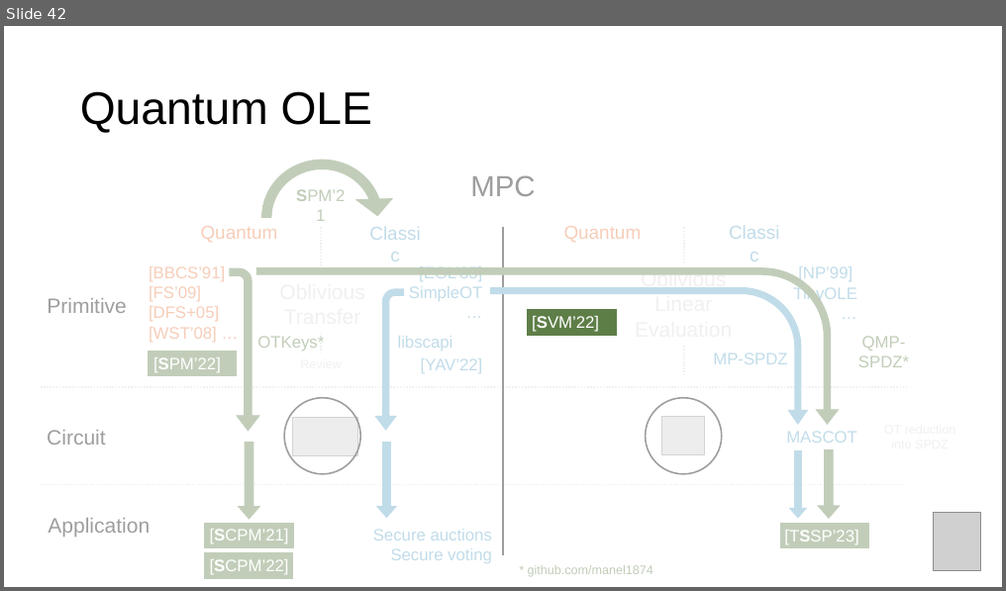
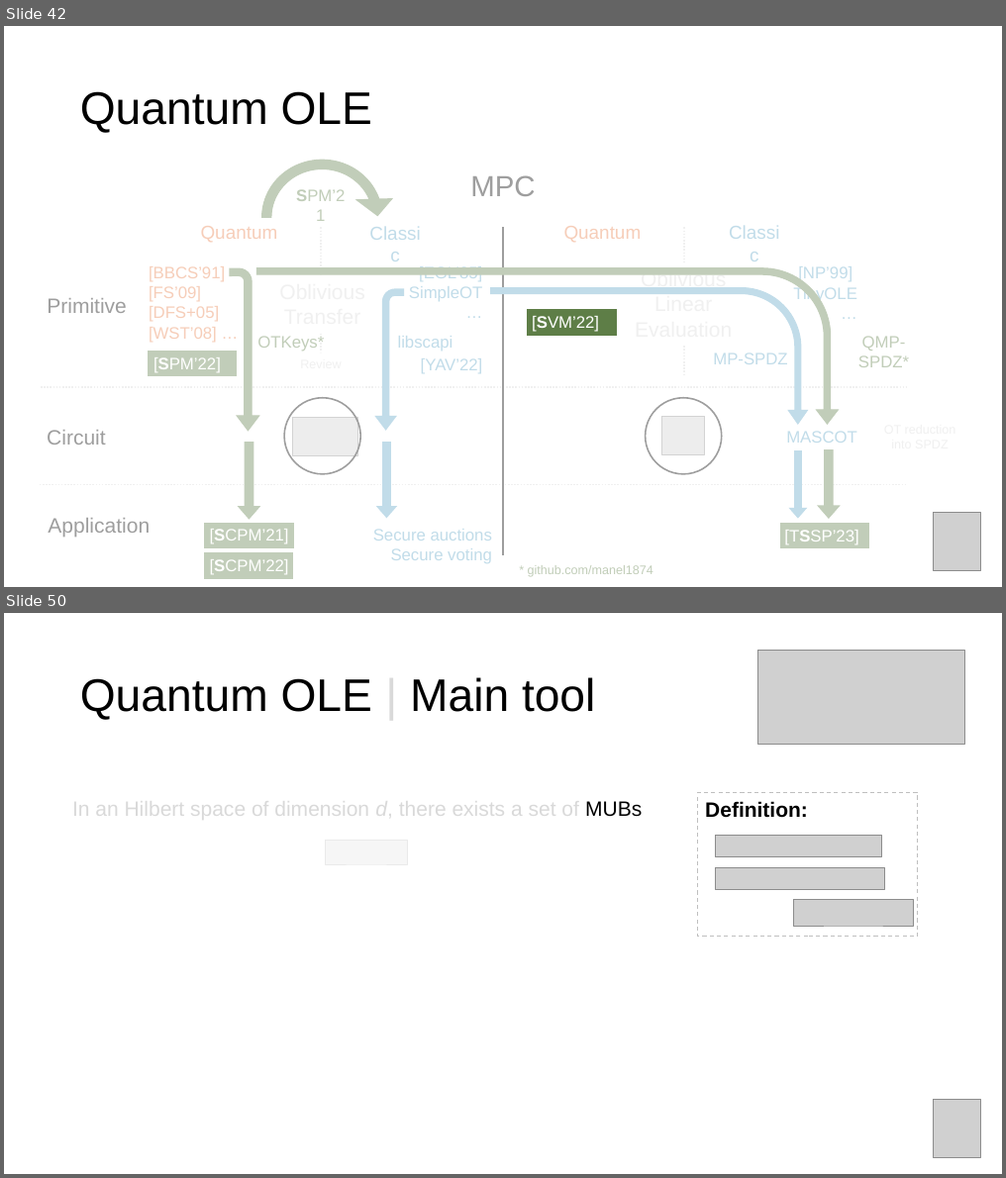
Before and after one commit to manel1874/PhD-thesis, a slide deck: thesis_defense/Thesis_presentation.pptx. Shown one above the other, each under a label of ours: slide 42 before the commit, slides 42 and 50 after it; the slides between them are not shown. The pictures are 1006x591 and 1006x1178 pixels, drawn with LibreOffice and Linux fonts; fonts in the diff are those of the drawing; grey boxes stand for pictures. Boxes give left, top, right and bottom in pixels: in the first picture for what was removed or moved away, otherwise in the second. Text is boxed around its words. In the diff, an @@ line names an element or a change of style, - is before the commit and + after.

```diff
--- a/thesis_defense/Thesis_presentation.pptx
+++ b/thesis_defense/Thesis_presentation.pptx
@@ slide 50 added at bbox=[4, 613, 1002, 1174], background #FFFFFF @@
@@ picture added at bbox=[757, 650, 965, 744] @@
@@ title added at bbox=[80, 677, 595, 720], 44 pt, text #000000 @@
+Quantum OLE | Main tool
@@ text added at bbox=[72, 798, 642, 821], 20 pt, text #D9D9D9 @@
+In an Hilbert space of dimension d, there exists a set of MUBs
@@ rectangle added at bbox=[698, 792, 918, 937], outline #BFBFBF 1 pt dashed @@
@@ text added at bbox=[705, 801, 808, 818], 20 pt, text #000000, bold @@
+Definition:
@@ rectangle added at bbox=[303, 836, 420, 873], fill #FFFFFF at 82% opacity @@
@@ picture added at bbox=[325, 840, 408, 864] @@
@@ picture added at bbox=[715, 836, 882, 858] @@
@@ picture added at bbox=[715, 868, 884, 889] @@
@@ picture added at bbox=[793, 900, 913, 927] @@
@@ picture added at bbox=[934, 1100, 982, 1157] @@
```
Also in this commit, not shown: 2 slides changed, 11 other slides added, 5 other files.
